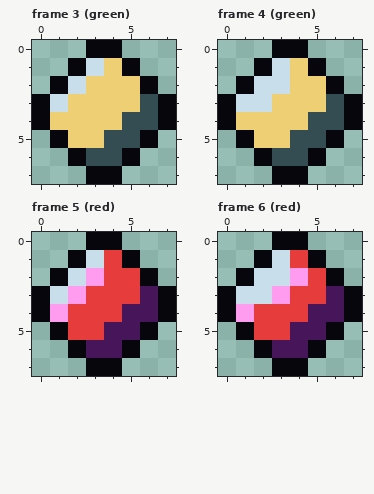
One commit to this pixel-art file: projects/007_survivors/art/gems.aseprite. Above: the version before the commit.
8x8 pixels, 6 frames. Shown: frame 3 (green), frame 4 (green), frame 5 (red), frame 6 (red). The commit also changed other frames, which this record leaves out.
After:
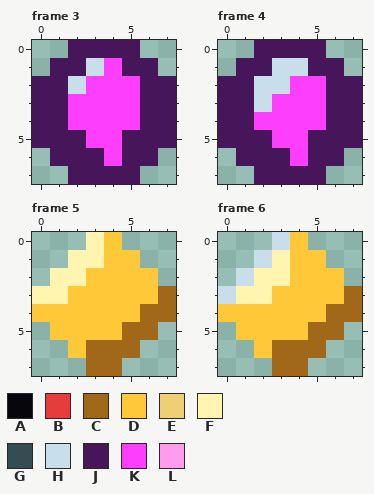
Palette (. is transparent): A #07060c  B #e63c3c  C #a06818  D #ffc838  E #eecf74  F #fff4b0  G #344d53  H #c8dfeb  J #46155a  K #fd3ffd  L #ff9cf0
What changed:
Changed rows in their new state; - is an unchanged pixel.
Frame 3:
first column x 0:
0 --JJJJ--
1 -JJ-KJJ-
2 JJ-KKKJJ
3 JJKKKKJJ
4 JJKKKKJJ
5 JJJKKJJJ
6 -JJJKJJ-
7 --JJJJ--
Frame 4:
first column x 0:
0 --JJJJ--
1 -JJ-HJJ-
2 JJ--KKJJ
3 JJ-KKKJJ
4 JJKKKKJJ
5 JJJKKJJJ
6 -JJJKJJ-
7 --JJJJ--
Frame 5:
first column x 0:
0 ---FD---
1 --FFDD--
2 -FFDDDD-
3 FFDDDDDC
4 DDDDDDCC
5 -DDDDCC-
6 --DCCC--
7 ---CC---
Frame 6:
first column x 0:
0 ---HD---
1 --HFDD--
2 -HFFDDD-
3 HFFDDDDC
4 DDDDDDCC
5 -DDDDCC-
6 --DCCC--
7 ---CC---
Changed places in both pictures, as pixel boxes (x1, y1, x2, y2):
changed: (32, 40, 176, 184)
changed: (218, 40, 362, 184)
changed: (32, 232, 176, 376)
changed: (218, 232, 362, 376)
